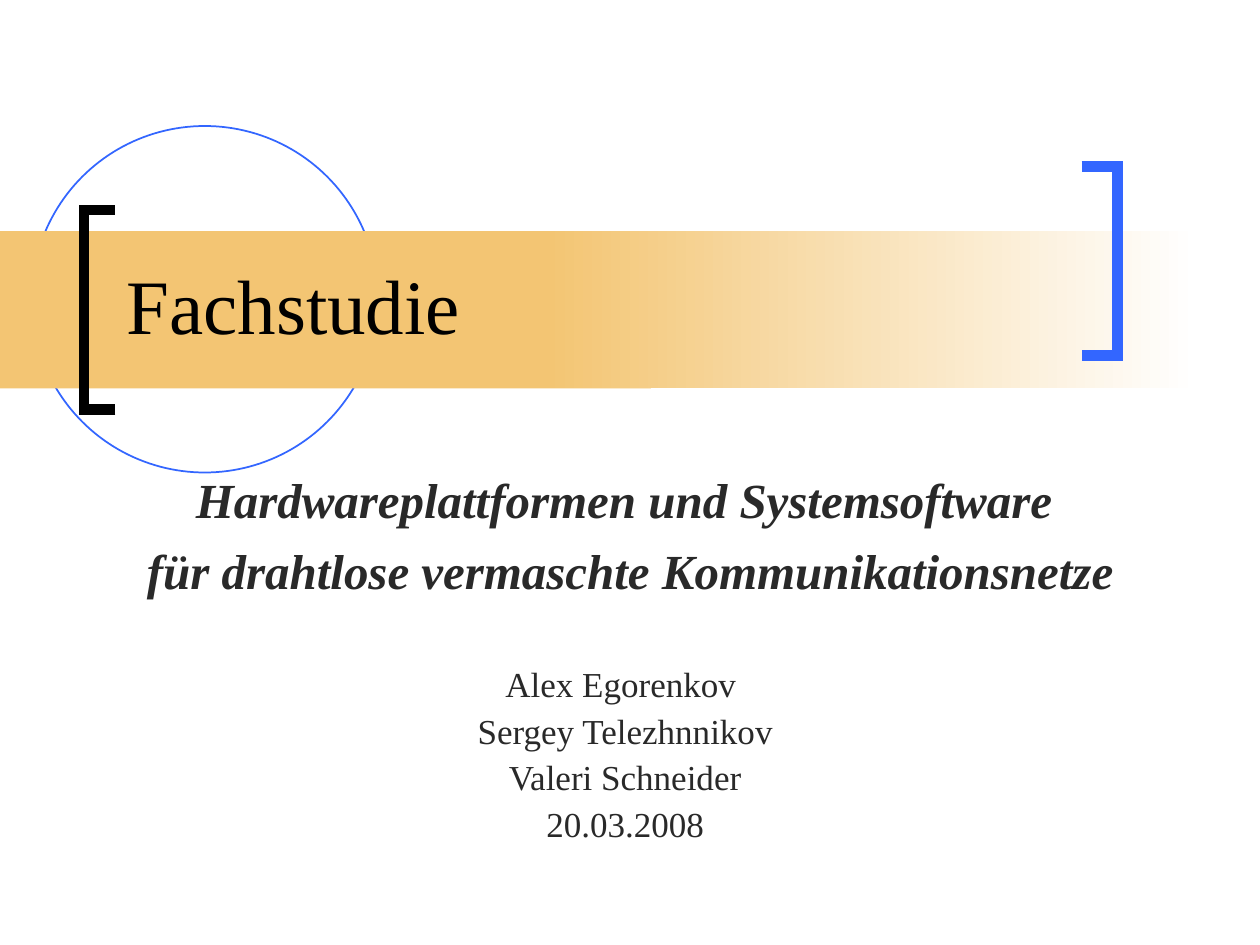
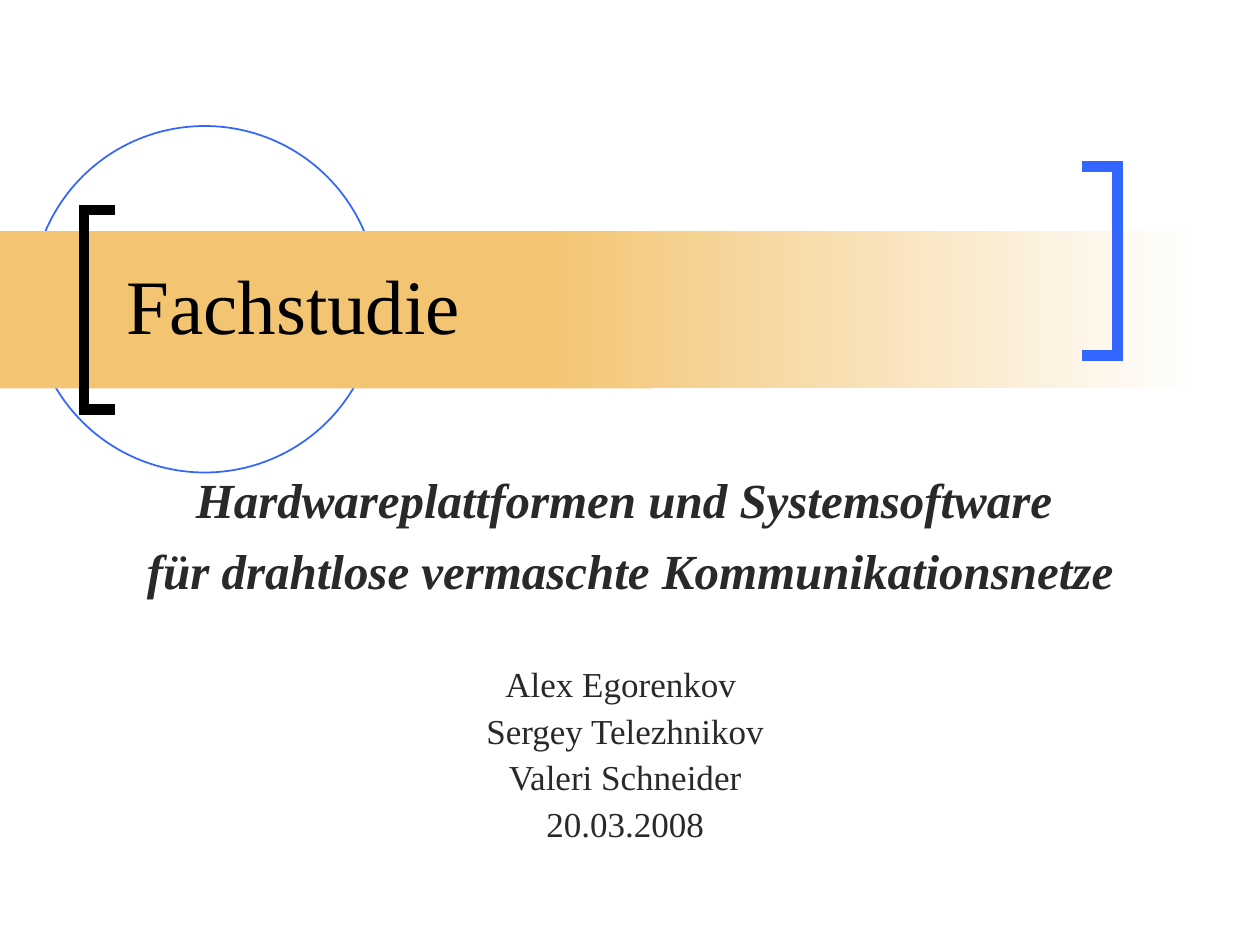
Before and after one commit to BackupTheBerlios/mesh2nexus-svn, a slide deck: slide 1 of documents/folien/Mesh_Vortrag.ppt. Drawn at 1260x945 pixels with LibreOffice and Linux fonts; fonts in the diff are those of the drawing. Boxes give left, top, right and bottom in pixels: in the first picture for what was removed or moved away, otherwise in the second. Text is boxed around its words. In the diff, an @@ line names an element or a change of style, - is before the commit and + after.

```diff
--- a/documents/folien/Mesh_Vortrag.ppt
+++ b/documents/folien/Mesh_Vortrag.ppt
@@ subtitle at (486, 719, 764, 751): text changed @@
-Sergey Telezhnnikov
+Sergey Telezhnikov
```
Also in this commit, not shown: 1 other slide changed.
